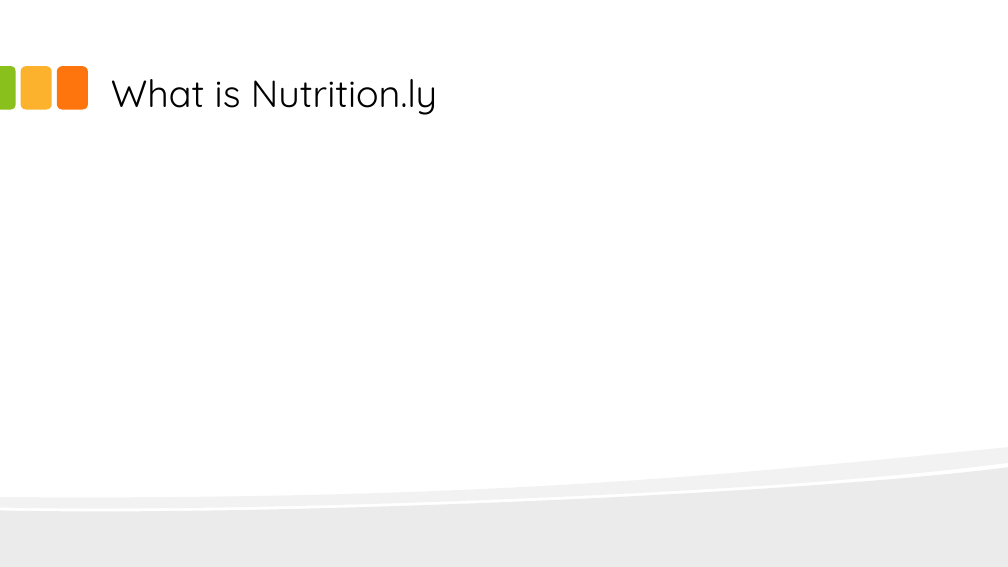
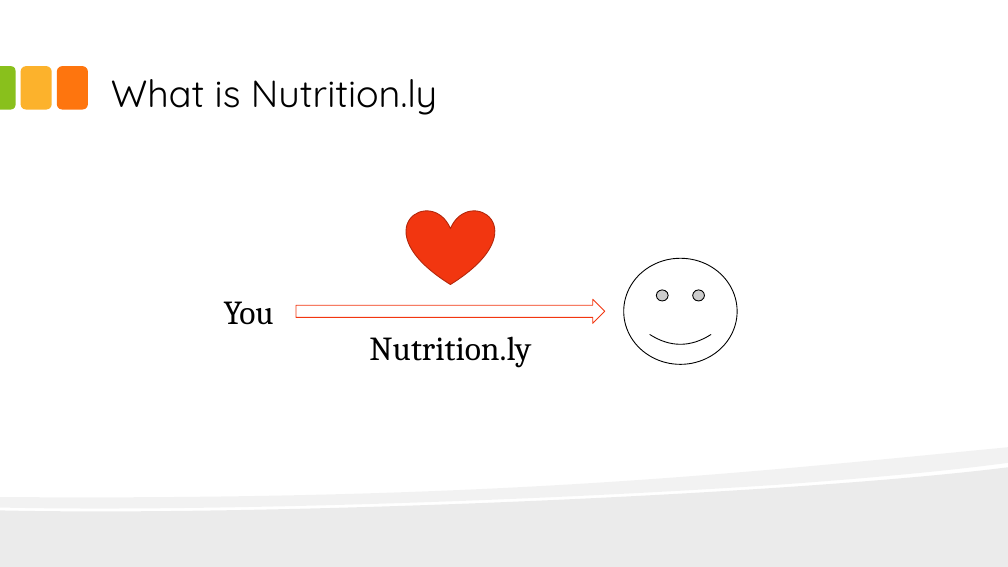
Before and after one commit to quintenrivers/Nutrition.ly, a slide deck: slide 18 of presentation/demo.pptx (slide 17 before the commit). Drawn at 1008x567 pixels with LibreOffice and Linux fonts; fonts in the diff are those of the drawing. Boxes give left, top, right and bottom in pixels: in the first picture for what was removed or moved away, otherwise in the second. Text is boxed around its words. In the diff, an @@ line names an element or a change of style, - is before the commit and + after.

```diff
--- a/presentation/demo.pptx
+++ b/presentation/demo.pptx
@@ heart added at (406, 210, 495, 285), fill #F23610, outline #B3280C 0.85 pt @@
@@ smiley face added at (624, 259, 737, 364), fill #FFFFFF, outline #000000 0.85 pt @@
@@ right arrow added at (296, 299, 604, 324), fill #FFFFFF, outline #F23610 0.85 pt @@
@@ text added at (224, 301, 274, 325), 32 pt, text #000000 @@
+You
@@ text added at (369, 336, 531, 368), 32 pt, text #000000 @@
+Nutrition.ly
```
Also in this commit, not shown: 1 other slide changed, 5 slides added, 3 other files.
